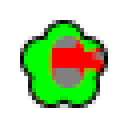
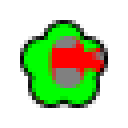
Layers edited between the first and the second w=128, h=128 image:
pixels changed over box(32, 36, 104, 104) (layer not identified)
